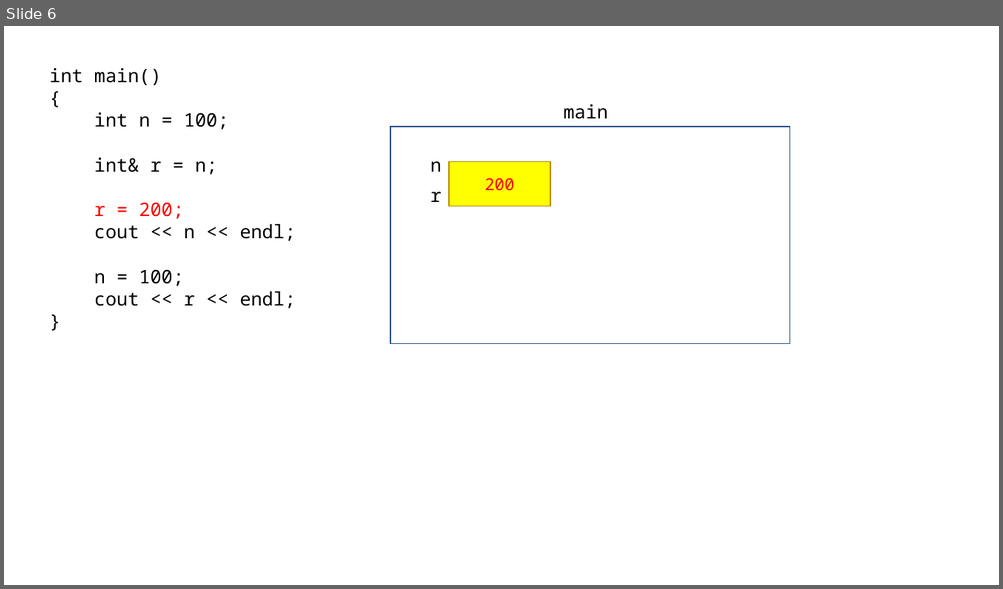
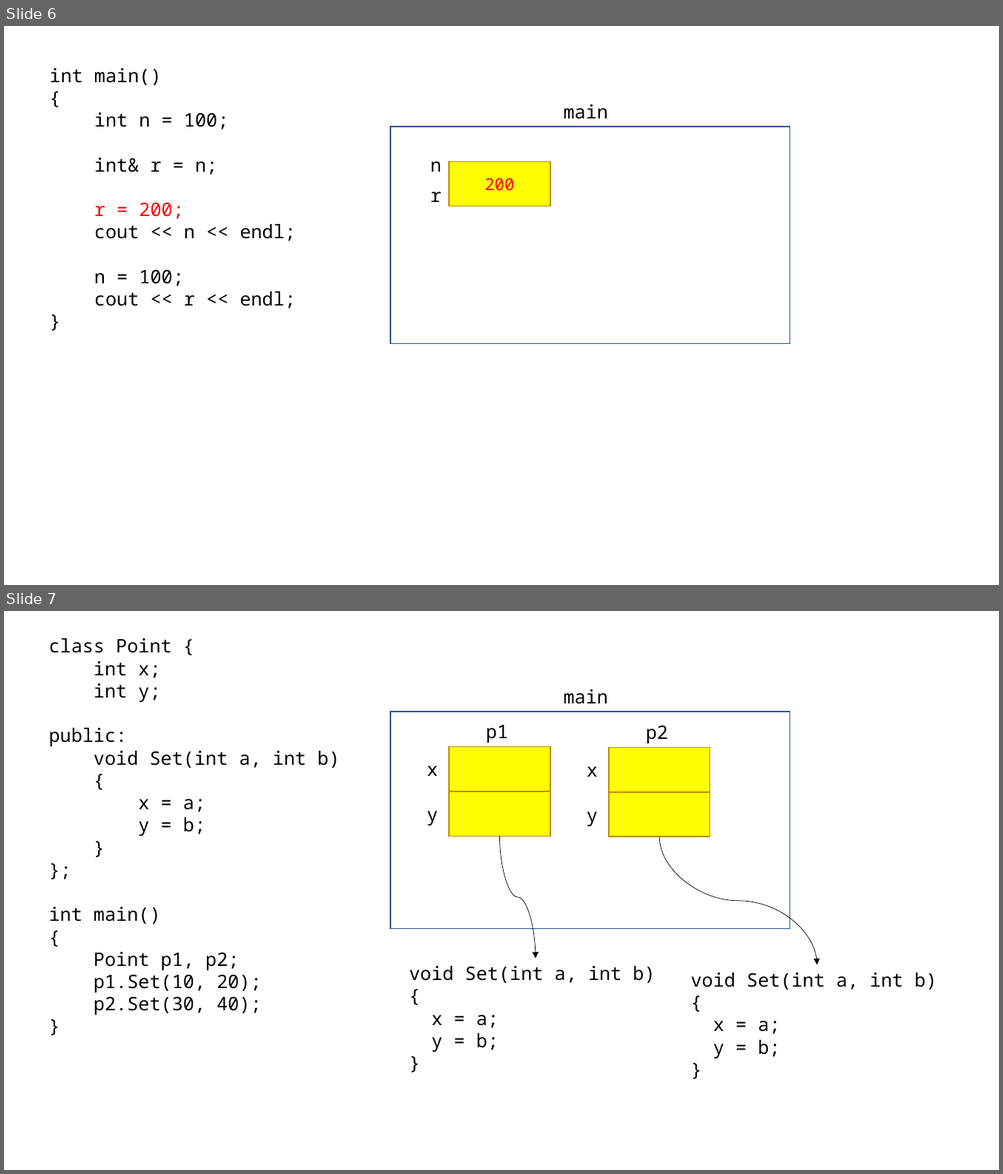
Before and after one commit to Seyoung9304/hyundai_swip, a slide deck: cpp/230223.pptx. Shown one above the other, each under a label of ours: slide 6 before the commit, slides 6 and 7 after it. The pictures are 1003x589 and 1003x1174 pixels, drawn with LibreOffice and Linux fonts; fonts in the diff are those of the drawing. Boxes give left, top, right and bottom in pixels: in the first picture for what was removed or moved away, otherwise in the second. Text is boxed around its words. In the diff, an @@ line names an element or a change of style, - is before the commit and + after.

```diff
--- a/cpp/230223.pptx
+++ b/cpp/230223.pptx
@@ slide 7 added at [4, 611, 999, 1170], background #FFFFFF @@
@@ text added at [49, 638, 339, 1015], 18 pt, text #000000 @@
+class Point {
+int x;
+int y;
+public:
+void Set(int a, int b)
+{
+x = a;
+y = b;
+}
+};
+int main()
+{
+Point p1, p2;
+p1.Set(10, 20);
+p2.Set(30, 40);
+}
@@ text added at [563, 689, 608, 704], 18 pt, text #000000 @@
+main
@@ rectangle added at [390, 712, 790, 930], fill #FFFFFF, outline #325491 1 pt @@
@@ text added at [486, 725, 508, 743], 18 pt, text #000000 @@
+p1
@@ text added at [646, 725, 668, 743], 18 pt, text #000000 @@
+p2
@@ text added at [427, 766, 438, 776], 18 pt, text #000000 @@
+x
@@ rectangle added at [449, 747, 550, 791], fill #FFFF00, outline #BD8E00 1 pt @@
@@ rectangle added at [609, 748, 710, 792], fill #FFFF00, outline #BD8E00 1 pt @@
@@ text added at [586, 766, 597, 777], 18 pt, text #000000 @@
+x
@@ rectangle added at [449, 792, 550, 835], fill #FFFF00, outline #BD8E00 1 pt @@
@@ rectangle added at [609, 792, 710, 836], fill #FFFF00, outline #BD8E00 1 pt @@
@@ text added at [427, 811, 438, 826], 18 pt, text #000000 @@
+y
@@ text added at [586, 812, 597, 826], 18 pt, text #000000 @@
+y
@@ curved arrow added from (499, 836) to (535, 959), #000000 0.5 pt @@
@@ curved arrow added from (659, 837) to (817, 965), #000000 0.5 pt @@
@@ text added at [409, 966, 654, 1052], 18 pt, text #000000 @@
+void Set(int a, int b)
+{
+x = a;
+y = b;
+}
@@ text added at [691, 973, 936, 1059], 18 pt, text #000000 @@
+void Set(int a, int b)
+{
+x = a;
+y = b;
+}
```
Also in this commit, not shown: 3 other slides added, 1 other file.
